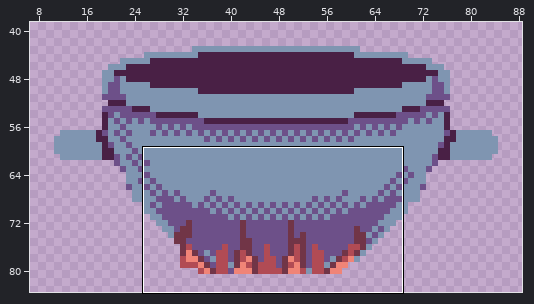
Edited in one commit: pixel-art file (Assets/Art/Level2/Cauldron.aseprite). The picture above shows the old version from afar; the outline marks the close-up.
Close-up. First the earlier version:
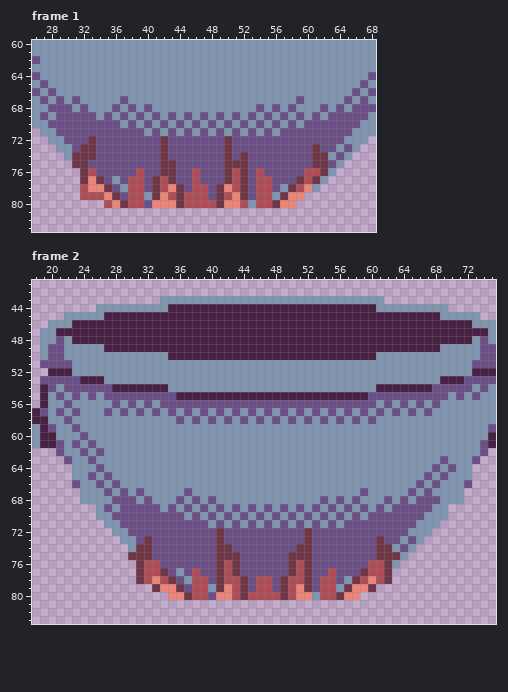
99x84 pixels, 15 frames. Shown: frame 1: x 26..68, y 60..83; frame 2: x 18..75, y 41..83. The wide view leaves out empty margins. The commit also changed other frames or places, which this record leaves out.
After the commit:
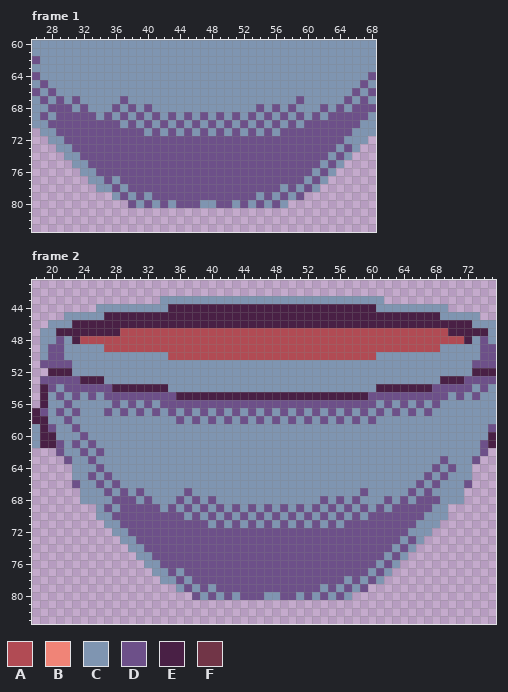
Palette (. is transparent): A #b14b54  B #f08477  C #7f95b1  D #6d5089  E #492045  F #713547
Change:
Frame 1, layer "fire":
y 72: x 33 F -> D; x 42 F -> D; x 50 F -> D
y 73: x 32..33 FF -> DD; x 42 F -> D; x 50 F -> D; x 61 F -> D
y 74: x 31..33 FFF -> CDD; x 42 F -> D; x 50 F -> D; x 52 F -> D; x 61..62 FF -> DD
y 75: x 31..32 FF -> CC; x 42..43 FF -> DD; x 50..52 FFF -> DDD; x 61..62 FF -> DC
y 76: x 32..33 FA -> CC; x 39 A -> D; x 42..43 FF -> DD; x 46 A -> D; x 50..52 FAF -> DDD; x 54 A -> D; x 60..62 AAF -> DCD
y 77: x 32..34 FBF -> .CC; x 38..39 AA -> DD; x 41..43 FAF -> DDD; x 46 A -> D; x 50..52 FAF -> DDD; x 54..55 AA -> DD; x 59..61 FAF -> DCD
y 78: x 32..35 ABBF -> ..CC; x 38..39 AA -> DD; x 41..44 FABF -> DDDD; x 46..47 AA -> DD; x 49..52 FBAF -> DDDD; x 54..55 AA -> DD; x 58..60 FAB -> DCD
y 79: x 32..36 AAABF -> ....C; x 38..39 AA -> CD; x 41..47 FBAFAAA -> DDDDDDD; x 49..52 FABF -> DDDD; x 54..55 AA -> CD; x 57..59 FBB -> DCD
y 80: x 35..39 ABFAA -> ...DC; x 41..52 BBBFAAAAFBBA -> CDCDDDCCDDCD; x 54..58 AAFBB -> DCDC.
Frame 2, layers "fire", "liquid":
y 47: x 29..69 EEEEEEEEEEEEEEEEEEEEEEEEEEEEEEEEEEEEEEEEE -> AAAAAAAAAAAAAAAAAAAAAAAAAAAAAAAAAAAAAAAAA
y 48: x 24..71 EEEEEEEEEEEEEEEEEEEEEEEEEEEEEEEEEEEEEEEEEEEEEEEE -> AAAAAAAAAAAAAAAAAAAAAAAAAAAAAAAAAAAAAAAAAAAAAAAA
y 49: x 27..68 EEEEEEEEEEEEEEEEEEEEEEEEEEEEEEEEEEEEEEEEEE -> AAAAAAAAAAAAAAAAAAAAAAAAAAAAAAAAAAAAAAAAAA
y 50: x 35..60 EEEEEEEEEEEEEEEEEEEEEEEEEE -> AAAAAAAAAAAAAAAAAAAAAAAAAA
y 72: x 41 F -> D; x 52 F -> D
y 73: x 32 F -> D; x 41 F -> D; x 52 F -> D; x 61 F -> D
y 74: x 31..32 FF -> CD; x 41..42 FF -> DD; x 51..52 FF -> DD; x 61..62 FF -> DD
y 75: x 30..32 FFF -> .CC; x 41..43 FFF -> DDD; x 50..52 FFF -> DDD; x 61..63 FFF -> DCD
y 76: x 31..33 FAA -> .CC; x 41..43 FAF -> DDD; x 50..52 FAF -> DDD; x 60..62 AAF -> DCD
y 77: x 31..34 FAAF -> ..CC; x 38 A -> D; x 41..43 FAF -> DDD; x 50..52 FAF -> DDD; x 55 A -> D; x 59..62 FAAF -> DCDC
y 78: x 31..35 FABAF -> ...CC; x 38..39 AA -> DD; x 41..44 FAAF -> DDDD; x 46..47 AA -> DD; x 49..52 FAAF -> DDDD; x 54..55 AA -> DD; x 58..62 FABAF -> DCDC.
y 79: x 33..36 FBBF -> ...C; x 38..39 AA -> CD; x 41..44 FBAF -> DDDD; x 46..47 AA -> DD; x 49..52 FABF -> DDDD; x 54..55 AA -> CD; x 57..60 FBBF -> DCD.
y 80: x 35..39 BBFAA -> ...DC; x 41..52 BBAFAAAAFABB -> CDCDDDCCDDCD; x 54..58 AAFBB -> DCDC.
Pixel boxes of the changes (left, top, right, bottom) in both close-ups:
changed: (72, 136, 328, 208)
changed: (80, 328, 464, 360)
changed: (128, 528, 400, 600)
